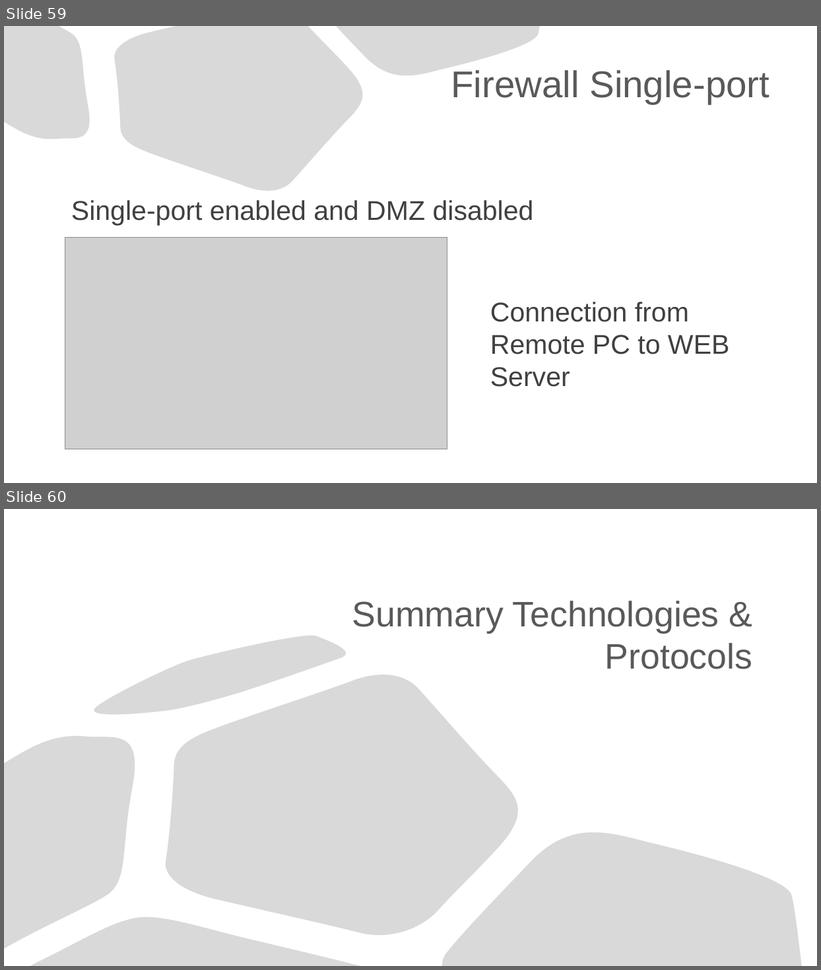
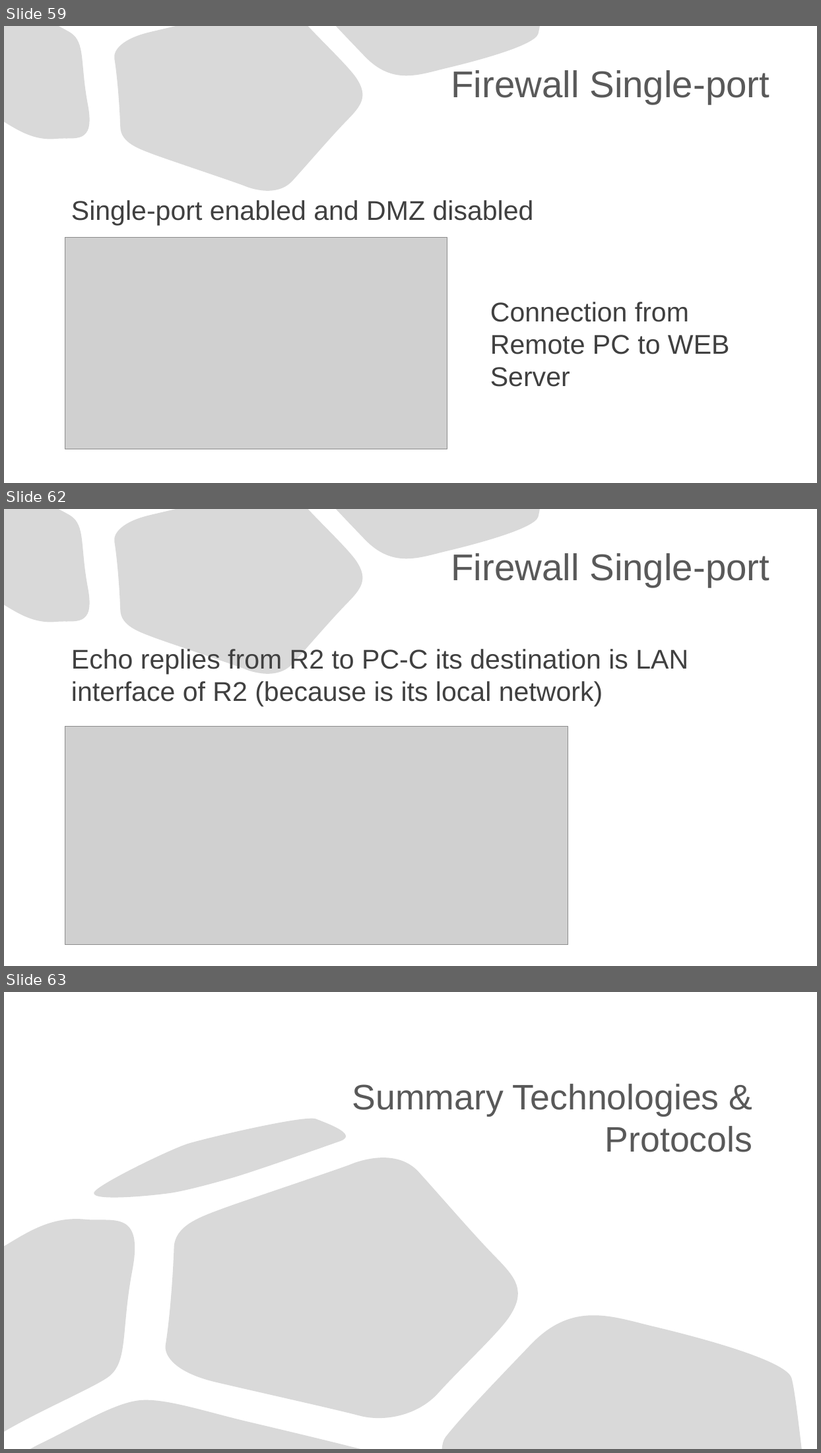
Before and after one commit to Advanced-Diploma-of-IT-Tel-Network-Eng/Assessments, a slide deck: TERM1-BLOCK1/2-ICTNWK541-Configure_Verify_Troubleshoot_WAN_links-IP_services/Assessmet_Task2/Task2/ICTNWK541 Assessment task.pptx. Shown one above the other, each under a label of ours: slides 59 and 60 before the commit, slides 59, 62 and 63 after it; the slides between them are not shown. The pictures are 821x970 and 821x1453 pixels, drawn with LibreOffice and Linux fonts; fonts in the diff are those of the drawing; grey boxes stand for pictures. Boxes give left, top, right and bottom in pixels: in the first picture for what was removed or moved away, otherwise in the second. Text is boxed around its words. In the diff, an @@ line names an element or a change of style, - is before the commit and + after.

Commit message:
document and presentation, logging network

```diff
--- a/TERM1-BLOCK1/2-ICTNWK541-Configure_Verify_Troubleshoot_WAN_links-IP_services/Assessmet_Task2/Task2/ICTNWK541 Assessment task.pptx
+++ b/TERM1-BLOCK1/2-ICTNWK541-Configure_Verify_Troubleshoot_WAN_links-IP_services/Assessmet_Task2/Task2/ICTNWK541 Assessment task.pptx
@@ slide 62 added at [4,509,817,966], background #FFFFFF; not listed: 3 template elements that a slide beside it also shows @@
@@ title added at [451,553,770,587], 44 pt, text #595959 @@
+Firewall Single-port
@@ text added at [71,649,688,707], 32 pt, text #404040 @@
+Echo replies from R2 to PC-C its destination is LAN interface of R2 (because is its local network)
@@ picture added at [65,727,568,945] @@
@@ what was slide 60 is now slide 63 @@
```
Also in this commit, not shown: 2 other slides added, 1 other file.
